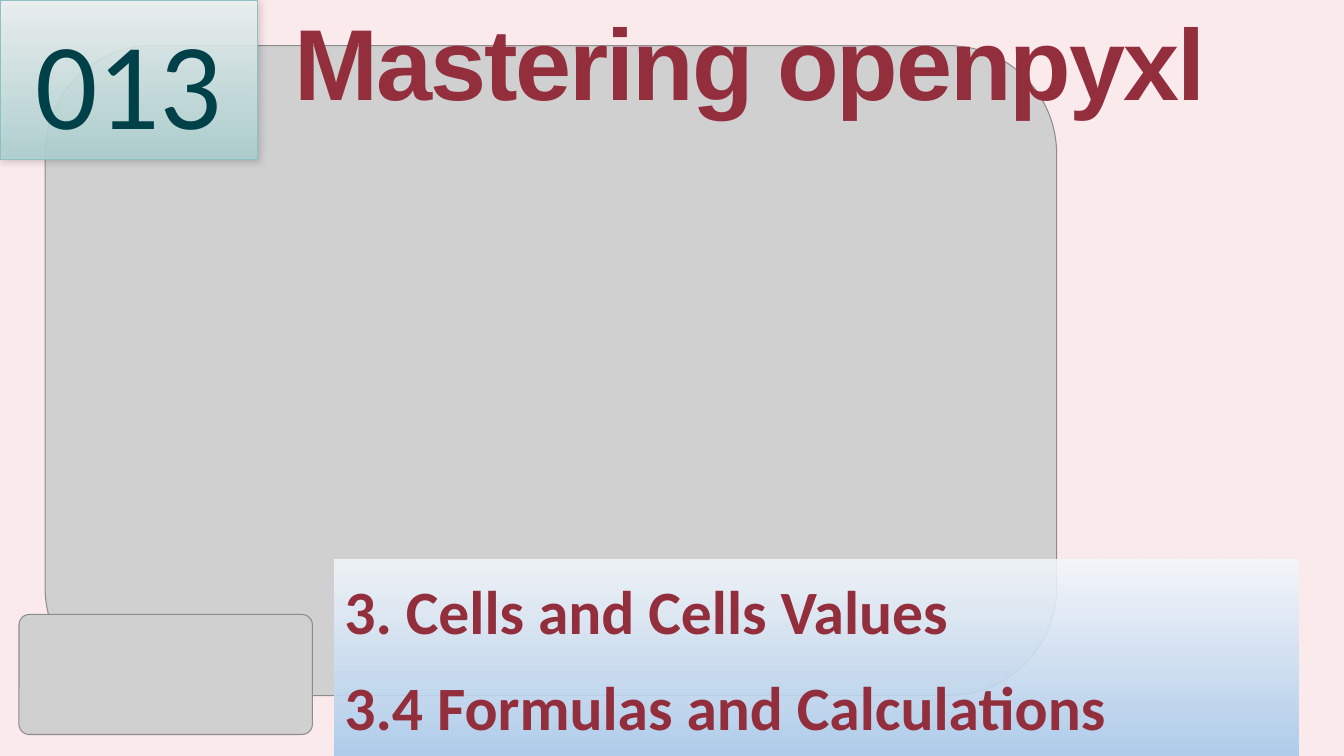
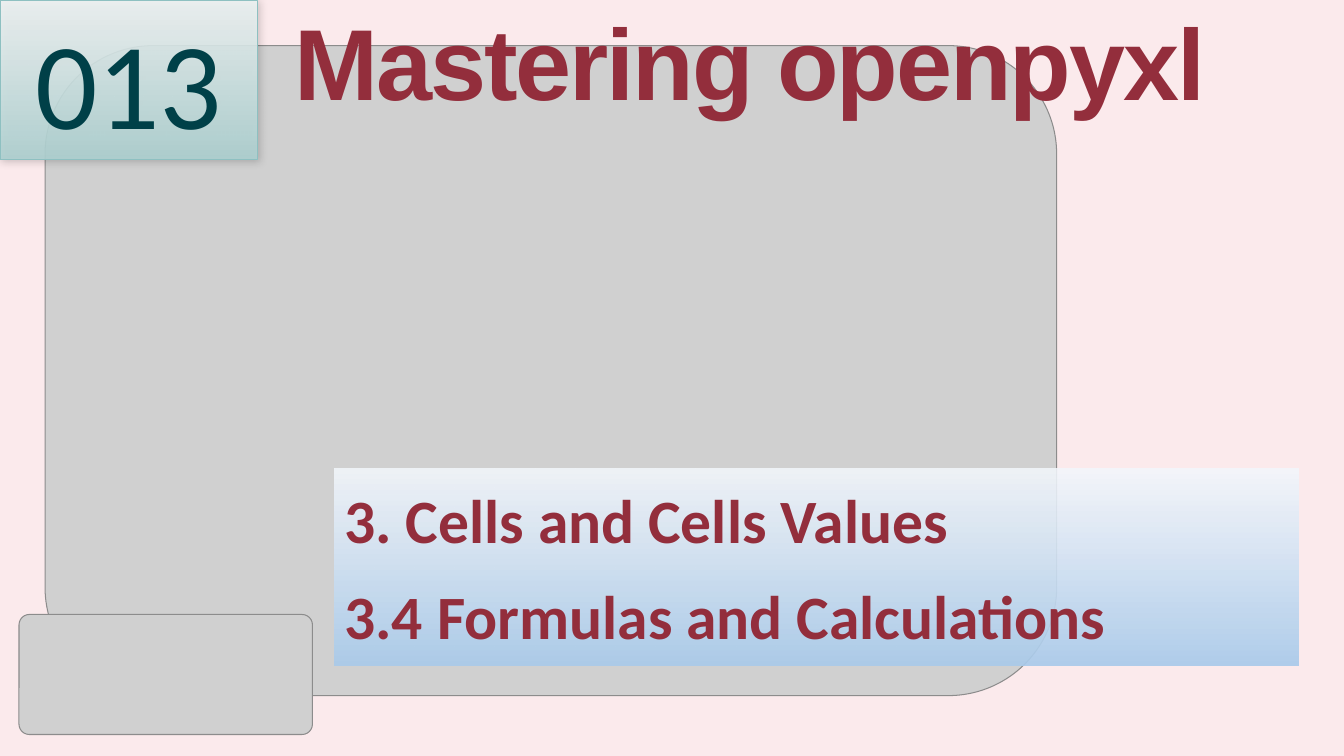
Before and after one commit to yasenstar/learn_openpyxl, a slide deck: slide 13 of Mastering_Python’s_openpyxl.pptx. Drawn at 1344x756 pixels with LibreOffice and Linux fonts; fonts in the diff are those of the drawing; grey boxes stand for pictures; background and template pictures are left out. Boxes give left, top, right and bottom in pixels: in the first picture for what was removed or moved away, otherwise in the second. Text is boxed around its words. In the diff, an @@ line names an element or a change of style, - is before the commit and + after.

```diff
--- a/Mastering_Python’s_openpyxl.pptx
+++ b/Mastering_Python’s_openpyxl.pptx
@@ text "3. Cells and Cells Values": place and size @@
-text "3. Cells and Cells Values" at bbox=[335, 560, 1300, 756]
+text "3. Cells and Cells Values" at bbox=[335, 469, 1300, 665]
```
Also in this commit, not shown: 3 other files.
